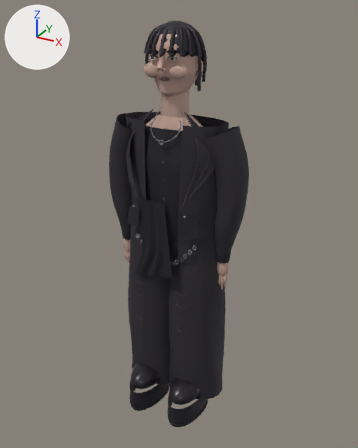
One commit to the glTF model src/assets/avatars/look-1-crowd.glb: the scene before it, then after it.
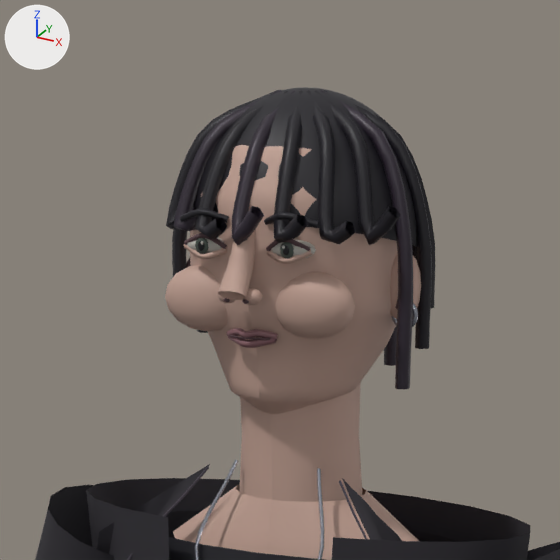
Each version appears first whole from a 50 mm lens placed at (1.136, -2.03, 2.132), pointed at (0.022, -0.004, 1.119), and next in a close-up on the part from 29% to 66% of the width and 0% to 29% of the height. Every picture has the same lights, and +X, +Y and +Z are marked at upper left. The last two pictures show the newer version. Where no turn or scale is listed for an object, it has been applied to the vertices. Vertices at exactly the same position are counted once.

Script lines for the objects in view, before the commit:
```python
me_mesh_13 = bpy.data.meshes.new('Mesh_13')
me_mesh_13.from_pydata(...)  # 2048 vertices, 3904 faces; spans x 0.112..0.427, y -0.307..-0.049, z 2.6..3.052
me_mesh_13.materials.append(mat_skin)  # beige #c3a294
me_mesh_18 = bpy.data.meshes.new('Mesh_18')
me_mesh_18.from_pydata(...)  # 1320 vertices, 2470 faces; spans x 0.128..0.416, y -0.29..-0.022, z 2.815..3.064
me_mesh_18.materials.append(mat_hair)  # black #16131c
me_mesh_19 = bpy.data.meshes.new('Mesh_19')
me_mesh_19.from_pydata(...)  # 1999 vertices, 3960 faces; spans x 0.118..0.457, y -0.328..-0.162, z 1.93..2.867
me_mesh_19.materials.append(mat_metal)  # grey #a0a3ad
ob_mesh_13 = bpy.data.objects.new('Mesh_13', me_mesh_13)
ob_mesh_13.location = (-0.27, 0.16, -0.99)
ob_mesh_18 = bpy.data.objects.new('Mesh_18', me_mesh_18)
ob_mesh_18.location = (-0.27, 0.16, -0.99)
ob_mesh_19 = bpy.data.objects.new('Mesh_19', me_mesh_19)
ob_mesh_19.location = (-0.27, 0.16, -0.99)
# also in view: 'Mesh_23' at (0.0, 0.0, 1.326); 'Mesh_21' at (0.008, -0.004, 1.931); 'Mesh_22' at (0.0, -0.024, 1.235); 'Mesh_0' at (-0.261, 0.0, 1.327)
```
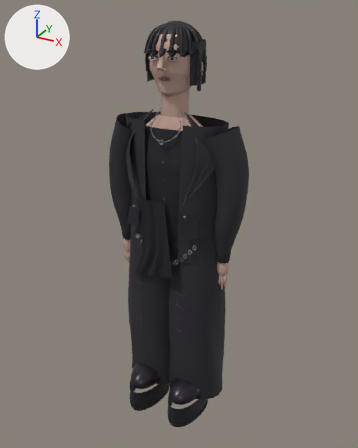
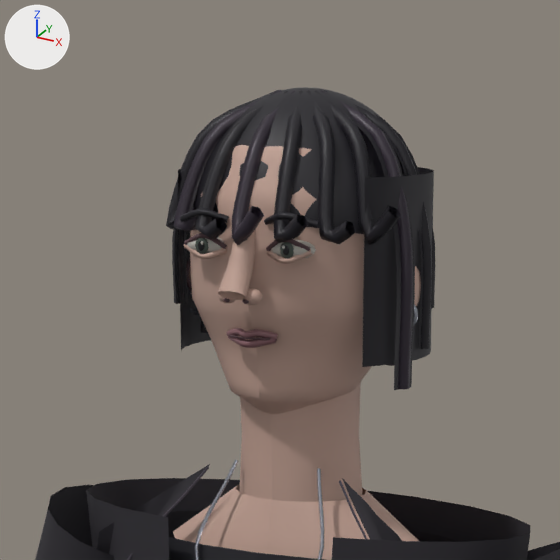
The change, as a diff of the scene's bpy script:
```diff
--- a/src/assets/avatars/look-1-crowd.glb.py
+++ b/src/assets/avatars/look-1-crowd.glb.py
@@ me_mesh_13 @@
 # used by ob_mesh_13; location = (-0.27, 0.16, -0.99)
-me_mesh_13.from_pydata(...)  # 2048 vertices, 3904 faces; spans x 0.112..0.427, y -0.307..-0.049, z 2.6..3.052
+me_mesh_13.from_pydata(...)  # 1820 vertices, 3456 faces; spans x 0.112..0.427, y -0.307..-0.049, z 2.6..3.052
+# me_mesh_13 part 1: the loose piece of 114 vertices spanning x 0.16..0.254, y -0.27..-0.224, z 2.832..2.898 is deleted
+# me_mesh_13 part 2: the loose piece of 114 vertices spanning x 0.286..0.38, y -0.27..-0.224, z 2.832..2.898 is deleted
 me_mesh_13.materials.append(mat_skin)
@@ me_mesh_18 @@
 # used by ob_mesh_18; location = (-0.27, 0.16, -0.99)
-me_mesh_18.from_pydata(...)  # 1320 vertices, 2470 faces; spans x 0.128..0.416, y -0.29..-0.022, z 2.815..3.064
+me_mesh_18.from_pydata(...)  # 3238 vertices, 5702 faces; spans x 0.128..0.416, y -0.29..-0.016, z 2.78..3.064
+# me_mesh_18 part 3: 1918 vertices added at x 0.133..0.407, y -0.225..-0.016, z 2.78..3.055
 me_mesh_18.materials.append(mat_hair)
```

Changed parts and their boxes (x1, y1, x2, y2) in the close-ups (560 x 560 px):
'Mesh_13', reshaped: before (165, 145, 421, 560); after (173, 145, 421, 560)
'Mesh_18', reshaped (16% taller): before (166, 87, 435, 349); after (166, 87, 435, 390)
part 1 of me_mesh_13, deleted (beige): before (165, 265, 227, 331)
part 2 of me_mesh_13, deleted (beige): before (276, 272, 355, 339)
part 3 of me_mesh_18, added (black): after (174, 121, 434, 390)
